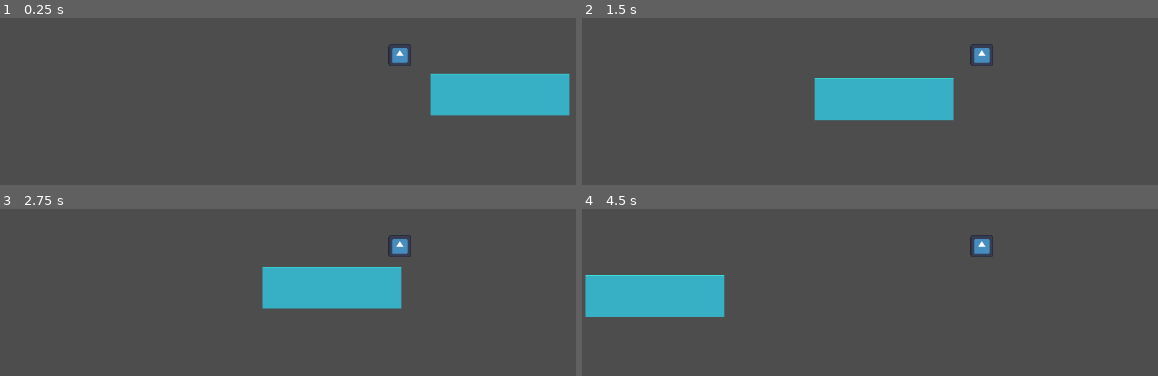
Above: before the commit, frames 1-4 (two rows, left to right).
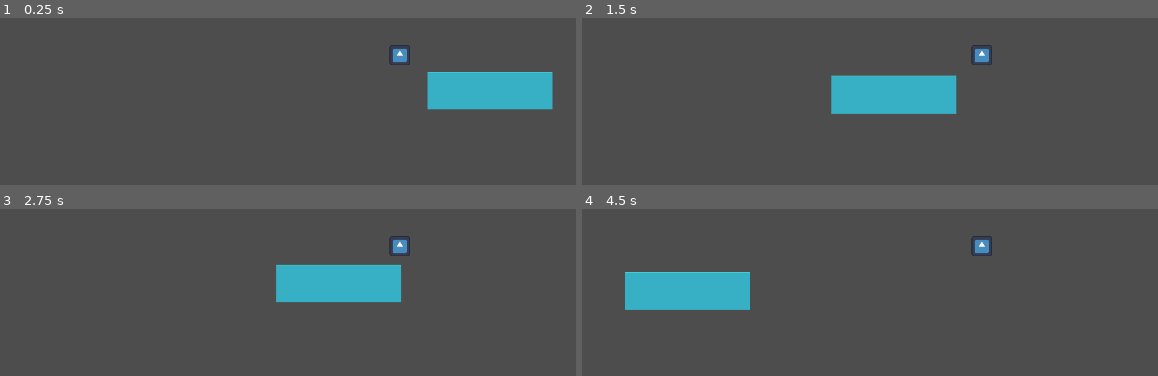
Above: after the commit, the same moments.

Repository: comma-elsewhere/trick-or-treat
Game: Godot game, scene res://scenes/levels/level.tscn
Two runs of this game, one before a commit and one after it. Both use one fixed random seed, a clock stepped at 60 frames per second and the inputs below. Before the commit the project starts from res://scenes/levels/level_1.tscn. The engine's default icon, where the game draws it, is replaced by a stand-in: a white triangle on a blue panel in a dark square.
Inputs:
- Up to frame 1 (0.25 s): no input
- Up to frame 2 (1.5 s): tap Enter at 0.5 s; hold D (move_right, bound only before the commit) from 0.53 s (still down); tap W (move_up, bound only before the commit) at 0.6, 0.77, 1.07, 1.35 s
- Up to frame 3 (2.75 s): tap W (move_up, bound only before the commit) at 1.52, 1.82, 2.1 s; release D (move_right, bound only before the commit) at 2.03 s; hold A (move_left, bound only before the commit) from 2.03 s (still down)
- Up to frame 4 (4.5 s): release A (move_left, bound only before the commit) at 2.78 s; hold D (move_right, bound only before the commit) 2.78-4.28 s; tap W (move_up, bound only before the commit) at 2.85, 3.02, 3.32, 3.6, 3.77, 4.07, 4.35 s; hold A (move_left, bound only before the commit) from 4.28 s (still down)

The runs differ from the first frame. In frame 1, 2.2% of the frame differs, in the area x 67-99%, y 15-59%; in frame 2, 2.4%; in frame 3, 2.1%; in frame 4, 4.1%, in the area x 0-72%, y 15-65%.

Commit message:
added pause menu & HUD

Diff:
--- a/project.godot
+++ b/project.godot
@@ -23,6 +23,9 @@
 
 [display]
 
+window/size/viewport_width=1280
+window/size/viewport_height=720
+window/size/mode=2
 window/stretch/mode="viewport"
 window/stretch/aspect="expand"
 
@@ -32,25 +35,25 @@
 
 [input]
 
-move_up={
+jump={
 "deadzone": 0.2,
 "events": [Object(InputEventKey,"resource_local_to_scene":false,"resource_name":"","device":-1,"window_id":0,"alt_press …(192 unchanged characters)…
 , Object(InputEventKey,"resource_local_to_scene":false,"resource_name":"","device":-1,"window_id":0,"alt_pressed":false …(186 unchanged characters)…
 ]
 }
-move_down={
+fishing_rod={
 "deadzone": 0.2,
 "events": [Object(InputEventKey,"resource_local_to_scene":false,"resource_name":"","device":-1,"window_id":0,"alt_press …(192 unchanged characters)…
 , Object(InputEventKey,"resource_local_to_scene":false,"resource_name":"","device":-1,"window_id":0,"alt_pressed":false …(186 unchanged characters)…
 ]
 }
-move_left={
+left={
 "deadzone": 0.2,
 "events": [Object(InputEventKey,"resource_local_to_scene":false,"resource_name":"","device":-1,"window_id":0,"alt_press …(191 unchanged characters)…
 , Object(InputEventKey,"resource_local_to_scene":false,"resource_name":"","device":-1,"window_id":0,"alt_pressed":false …(186 unchanged characters)…
 ]
 }
-move_right={
+right={
 "deadzone": 0.2,
 "events": [Object(InputEventKey,"resource_local_to_scene":false,"resource_name":"","device":-1,"window_id":0,"alt_press …(192 unchanged characters)…
 , Object(InputEventKey,"resource_local_to_scene":false,"resource_name":"","device":-1,"window_id":0,"alt_pressed":false …(186 unchanged characters)…
@@ -59,11 +62,6 @@
 sprint={
 "deadzone": 0.2,
 "events": [Object(InputEventKey,"resource_local_to_scene":false,"resource_name":"","device":-1,"window_id":0,"alt_press …(195 unchanged characters)…
-]
-}
-crouch={
-"deadzone": 0.2,
-"events": [Object(InputEventKey,"resource_local_to_scene":false,"resource_name":"","device":-1,"window_id":0,"alt_pressed":false,"shift_pressed":false,"ctrl_pressed":false,"meta_pressed":false,"pressed":false,"keycode":0,"physical_keycode":4194326,"key_label":0,"unicode":0,"location":0,"echo":false,"script":null)
 ]
 }
 interact={
@@ -77,6 +75,16 @@
 "events": [Object(InputEventKey,"resource_local_to_scene":false,"resource_name":"","device":-1,"window_id":0,"alt_press …(195 unchanged characters)…
 ]
 }
+menu={
+"deadzone": 0.2,
+"events": [Object(InputEventKey,"resource_local_to_scene":false,"resource_name":"","device":-1,"window_id":0,"alt_pressed":false,"shift_pressed":false,"ctrl_pressed":false,"meta_pressed":false,"pressed":false,"keycode":0,"physical_keycode":4194306,"key_label":0,"unicode":0,"location":0,"echo":false,"script":null)
+]
+}
+reel_in={
+"deadzone": 0.2,
+"events": [Object(InputEventKey,"resource_local_to_scene":false,"resource_name":"","device":-1,"window_id":0,"alt_pressed":false,"shift_pressed":false,"ctrl_pressed":false,"meta_pressed":false,"pressed":false,"keycode":0,"physical_keycode":32,"key_label":0,"unicode":32,"location":0,"echo":false,"script":null)
+]
+}
 
 [rendering]
 
--- /dev/null
+++ b/scenes/gui/hud.tscn
@@ -0,0 +1,55 @@
+[gd_scene load_steps=2 format=3 uid="uid://dmv1ervctafi5"]
+
+[ext_resource type="Script" uid="uid://dxlpd8w814che" path="res://scripts/gui/pause_menu.gd" id="1_86rft"]
+
+[node name="HUD" type="Control"]
+layout_mode = 3
+anchors_preset = 15
+anchor_right = 1.0
+anchor_bottom = 1.0
+grow_horizontal = 2
+grow_vertical = 2
+
+[node name="PauseMenu" type="PanelContainer" parent="."]
+process_mode = 3
+visible = false
+custom_minimum_size = Vector2(200, 0)
+layout_mode = 1
+anchors_preset = 8
+anchor_left = 0.5
+anchor_top = 0.5
+anchor_right = 0.5
+anchor_bottom = 0.5
+offset_left = -20.0
+offset_top = -20.0
+offset_right = 20.0
+offset_bottom = 20.0
+grow_horizontal = 2
+grow_vertical = 2
+script = ExtResource("1_86rft")
+
+[node name="MarginContainer" type="MarginContainer" parent="PauseMenu"]
+layout_mode = 2
+theme_override_constants/margin_left = 10
+theme_override_constants/margin_top = 5
+theme_override_constants/margin_right = 10
+theme_override_constants/margin_bottom = 5
+
+[node name="VBoxContainer" type="VBoxContainer" parent="PauseMenu/MarginContainer"]
+layout_mode = 2
+
+[node name="Label" type="Label" parent="PauseMenu/MarginContainer/VBoxContainer"]
+layout_mode = 2
+size_flags_horizontal = 4
+text = "Game Paused..."
+
+[node name="ExitGame" type="Button" parent="PauseMenu/MarginContainer/VBoxContainer"]
+layout_mode = 2
+text = "Exit Game"
+
+[node name="Continue" type="Button" parent="PauseMenu/MarginContainer/VBoxContainer"]
+layout_mode = 2
+text = "Continue"
+
+[connection signal="button_up" from="PauseMenu/MarginContainer/VBoxContainer/ExitGame" to="PauseMenu" method="_on_exit_game_button_up"]
+[connection signal="button_up" from="PauseMenu/MarginContainer/VBoxContainer/Continue" to="PauseMenu" method="_on_continue_button_up"]
--- /dev/null
+++ b/scenes/levels/level.tscn
@@ -0,0 +1,28 @@
+[gd_scene load_steps=4 format=3 uid="uid://bdwg6xevi8008"]
+
+[ext_resource type="Script" uid="uid://b5dl8j1m6625q" path="res://scripts/classes/water.gd" id="1_ksju7"]
+[ext_resource type="PackedScene" uid="uid://l431yi2g0ukb" path="res://scenes/prefabs/player.tscn" id="2_6iamk"]
+
+[sub_resource type="WorldBoundaryShape2D" id="WorldBoundaryShape2D_nsrm0"]
+
+[node name="Level" type="Node2D"]
+
+[node name="Water" type="Node2D" parent="."]
+z_index = 1
+position = Vector2(0, -60)
+script = ExtResource("1_ksju7")
+water_size = Vector2(200, 60)
+
+[node name="Player" parent="." instance=ExtResource("2_6iamk")]
+position = Vector2(-60, -123)
+
+[node name="Floor" type="StaticBody2D" parent="."]
+
+[node name="CollisionShape2D" type="CollisionShape2D" parent="Floor"]
+shape = SubResource("WorldBoundaryShape2D_nsrm0")
+
+[node name="Hills" type="StaticBody2D" parent="."]
+z_index = 1
+
+[node name="CollisionPolygon2D" type="CollisionPolygon2D" parent="Hills"]
+polygon = PackedVector2Array(-556, -43, -445, -66, -257, -74, -219, -87, -1, -64, 28, -10, 86, -3, 186, -7, 202, -66, 233, -75, 283, -78, 311, -71, 313, 7, 313, 28, -560, 16)
--- a/scenes/levels/level_1.tscn
+++ /dev/null
@@ -1,47 +0,0 @@
-[gd_scene load_steps=6 format=3 uid="uid://bdwg6xevi8008"]
-
-[ext_resource type="Script" uid="uid://b5dl8j1m6625q" path="res://scripts/misc/water.gd" id="1_ksju7"]
-[ext_resource type="Script" uid="uid://deryrhej45fbk" path="res://scenes/levels/character_body_2d.gd" id="2_6iamk"]
-[ext_resource type="Texture2D" uid="uid://bqac4m6hqkor1" path="res://icon.svg" id="3_nsrm0"]
-
-[sub_resource type="RectangleShape2D" id="RectangleShape2D_x42e6"]
-size = Vector2(65, 65)
-
-[sub_resource type="WorldBoundaryShape2D" id="WorldBoundaryShape2D_nsrm0"]
-
-[node name="Level" type="Node2D"]
-
-[node name="Water" type="Node2D" parent="."]
-z_index = 1
-position = Vector2(0, -60)
-script = ExtResource("1_ksju7")
-water_size = Vector2(200, 60)
-
-[node name="CharacterBody2D" type="CharacterBody2D" parent="." groups=["CanSplash"]]
-position = Vector2(-60, -123)
-scale = Vector2(0.5, 0.5)
-script = ExtResource("2_6iamk")
-metadata/_edit_group_ = true
-
-[node name="CollisionShape2D" type="CollisionShape2D" parent="CharacterBody2D"]
-position = Vector2(31.5, 31.5)
-shape = SubResource("RectangleShape2D_x42e6")
-
-[node name="Sprite2D" type="Sprite2D" parent="CharacterBody2D"]
-position = Vector2(31.5, 31.5)
-scale = Vector2(0.5078125, 0.5078125)
-texture = ExtResource("3_nsrm0")
-
-[node name="Camera2D" type="Camera2D" parent="CharacterBody2D"]
-position = Vector2(32, 31)
-
-[node name="Floor" type="StaticBody2D" parent="."]
-
-[node name="CollisionShape2D" type="CollisionShape2D" parent="Floor"]
-shape = SubResource("WorldBoundaryShape2D_nsrm0")
-
-[node name="Hills" type="StaticBody2D" parent="."]
-z_index = 1
-
-[node name="CollisionPolygon2D" type="CollisionPolygon2D" parent="Hills"]
-polygon = PackedVector2Array(-556, -43, -445, -66, -257, -74, -219, -87, -1, -64, 28, -10, 86, -3, 186, -7, 202, -66, 233, -75, 283, -78, 311, -71, 313, 7, 313, 28, -560, 16)
--- /dev/null
+++ b/scenes/levels/main_menu.tscn
@@ -0,0 +1,9 @@
+[gd_scene format=3 uid="uid://d1masshw12umj"]
+
+[node name="MainMenu" type="Control"]
+layout_mode = 3
+anchors_preset = 15
+anchor_right = 1.0
+anchor_bottom = 1.0
+grow_horizontal = 2
+grow_vertical = 2
--- /dev/null
+++ b/scenes/prefabs/player.tscn
@@ -0,0 +1,28 @@
+[gd_scene load_steps=5 format=3 uid="uid://l431yi2g0ukb"]
+
+[ext_resource type="Script" uid="uid://deryrhej45fbk" path="res://scripts/misc/player.gd" id="1_tou0u"]
+[ext_resource type="Texture2D" uid="uid://bqac4m6hqkor1" path="res://icon.svg" id="2_n0leu"]
+[ext_resource type="PackedScene" uid="uid://dmv1ervctafi5" path="res://scenes/gui/hud.tscn" id="3_n0leu"]
+
+[sub_resource type="RectangleShape2D" id="RectangleShape2D_x42e6"]
+size = Vector2(65, 65)
+
+[node name="Player" type="CharacterBody2D" groups=["CanSplash"]]
+scale = Vector2(0.5, 0.5)
+script = ExtResource("1_tou0u")
+
+[node name="CollisionShape2D" type="CollisionShape2D" parent="."]
+position = Vector2(31.5, 31.5)
+shape = SubResource("RectangleShape2D_x42e6")
+
+[node name="Sprite2D" type="Sprite2D" parent="."]
+position = Vector2(31.5, 31.5)
+scale = Vector2(0.5078125, 0.5078125)
+texture = ExtResource("2_n0leu")
+
+[node name="Camera2D" type="Camera2D" parent="."]
+position = Vector2(32, 31)
+
+[node name="CanvasLayer" type="CanvasLayer" parent="Camera2D"]
+
+[node name="HUD" parent="Camera2D/CanvasLayer" instance=ExtResource("3_n0leu")]
--- /dev/null
+++ b/scripts/gui/pause_menu.gd
@@ -0,0 +1,21 @@
+extends PanelContainer
+
+func _process(_delta: float) -> void:
+	if Input.is_action_just_pressed("quit"):
+		toggle_visible()
+
+func toggle_visible():
+	visible = !visible
+	get_tree().paused = visible
+	if visible:
+		Input.mouse_mode = Input.MOUSE_MODE_VISIBLE
+	else:
+		Input.mouse_mode = Input.MOUSE_MODE_CONFINED_HIDDEN
+
+func _on_exit_game_button_up() -> void:
+	get_tree().paused = false
+	get_tree().change_scene_to_file("res://scenes/levels/main_menu.tscn")
+
+
+func _on_continue_button_up() -> void:
+	toggle_visible()
--- a/scenes/levels/character_body_2d.gd
+++ b/scripts/misc/player.gd
@@ -4,6 +4,8 @@
 const SPEED = 300.0
 const JUMP_VELOCITY = -400.0
 
+func _ready() -> void:
+	Input.mouse_mode = Input.MOUSE_MODE_CONFINED_HIDDEN
 
 func _physics_process(delta: float) -> void:
 	# Add the gravity.
@@ -11,12 +13,12 @@
 		velocity += get_gravity() * delta
 
 	# Handle jump.
-	if Input.is_action_just_pressed("move_up") and is_on_floor():
+	if Input.is_action_just_pressed("jump") and is_on_floor():
 		velocity.y = JUMP_VELOCITY
 
 	# Get the input direction and handle the movement/deceleration.
 	# As good practice, you should replace UI actions with custom gameplay actions.
-	var direction := Input.get_axis("move_left", "move_right")
+	var direction := Input.get_axis("left", "right")
 	if direction:
 		velocity.x = direction * SPEED
 	else:
Renamed: scripts/misc/water.gd -> scripts/classes/water.gd
Renamed: scripts/misc/water.gd.uid -> scripts/classes/water.gd.uid
Not shown, added: scripts/gui/pause_menu.gd.uid
Renamed: scenes/levels/character_body_2d.gd.uid -> scripts/misc/player.gd.uid
